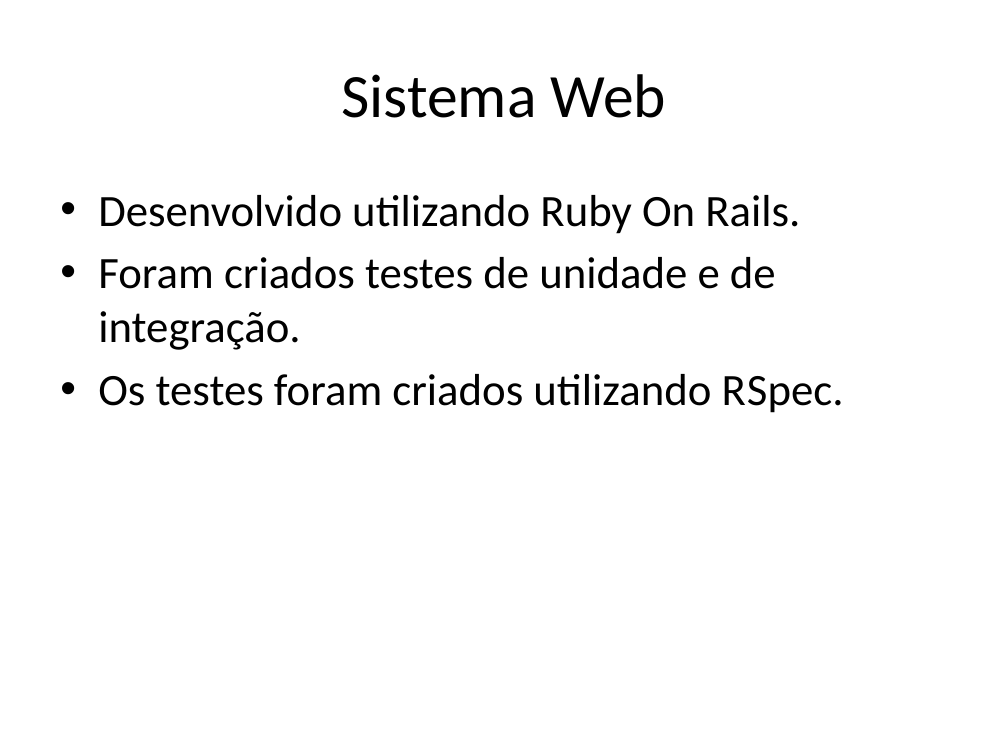
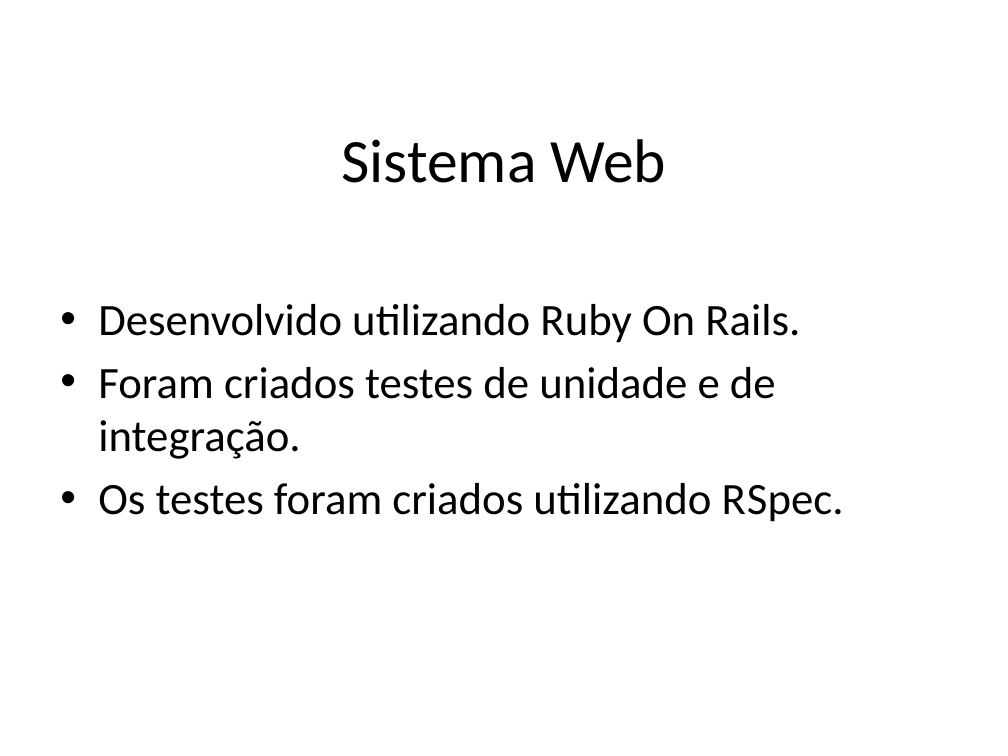
Before and after one commit to jpjcjbr/tccjp, a slide deck: slide 11 of apresentacao tcc.pptx. Drawn at 1008x756 pixels with LibreOffice and Linux fonts; fonts in the diff are those of the drawing; background and template pictures are left out. Boxes give left, top, right and bottom in pixels: in the first picture for what was removed or moved away, otherwise in the second. Text is boxed around its words. In the diff, an @@ line names an element or a change of style, - is before the commit and + after.

```diff
--- a/apresentacao tcc.pptx
+++ b/apresentacao tcc.pptx
@@ title "Sistema Web": place and size @@
-title "Sistema Web" at bbox=[342, 74, 667, 118]
+title "Sistema Web" at bbox=[342, 139, 667, 183]
@@ text "Desenvolvido utilizando Ruby On Rails.": place and size @@
-text "Desenvolvido utilizando Ruby On Rails." at bbox=[98, 195, 844, 413]
+text "Desenvolvido utilizando Ruby On Rails." at bbox=[98, 304, 844, 522]
```
Also in this commit, not shown: 21 other slides changed.
